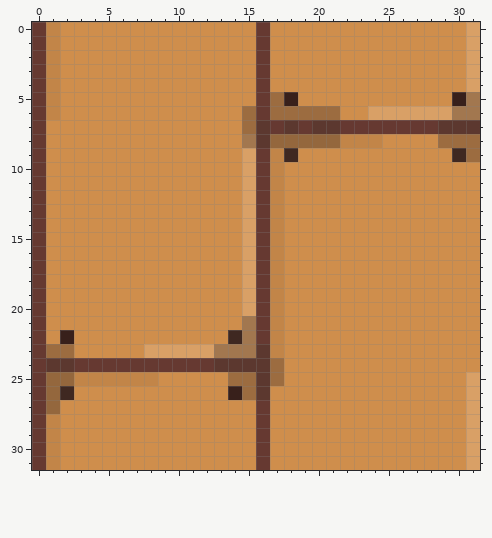
Two versions of one pixel-art sprite, assets/tiles/floor_light_dirt.png. Above: the version before the commit.
The file is 32x32 pixels.
Once edited:
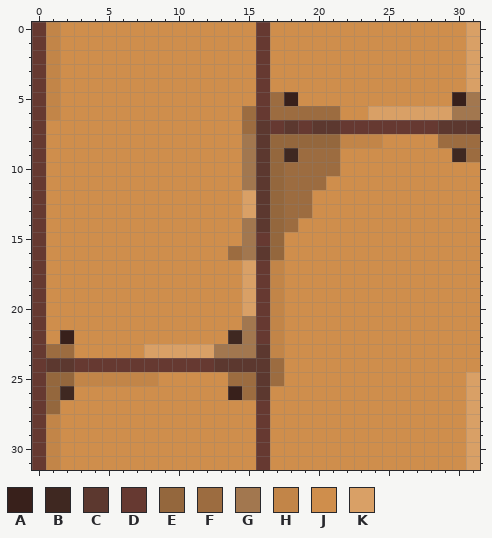
Palette (. is transparent): A #38201b  B #3f2821  C #5c382f  D #663931  E #94673d  F #9c6c40  G #a2774f  H #c28548  J #cf8e4c  K #d9a066
Change:
Colour D gives way to colour C in rows 9 to 14 at x 16; in row 16 at x 16.
Colour H gives way to colour E in rows 9 to 16 at x 17.
Colour J gives way to colour F in row 9 at x 19 to 21; in row 10 at x 18 to 21; in row 11 at x 18 to 20; in rows 12 to 13 at x 18 to 19; in row 14 at x 18; in row 16 at x 14.
Colour K gives way to colour G in rows 9 to 11 at x 15; in rows 14 to 16 at x 15.
Where, in picture pixels (left, top, right, bottom), the same in both pictures:
changed: (228, 148, 340, 260)
